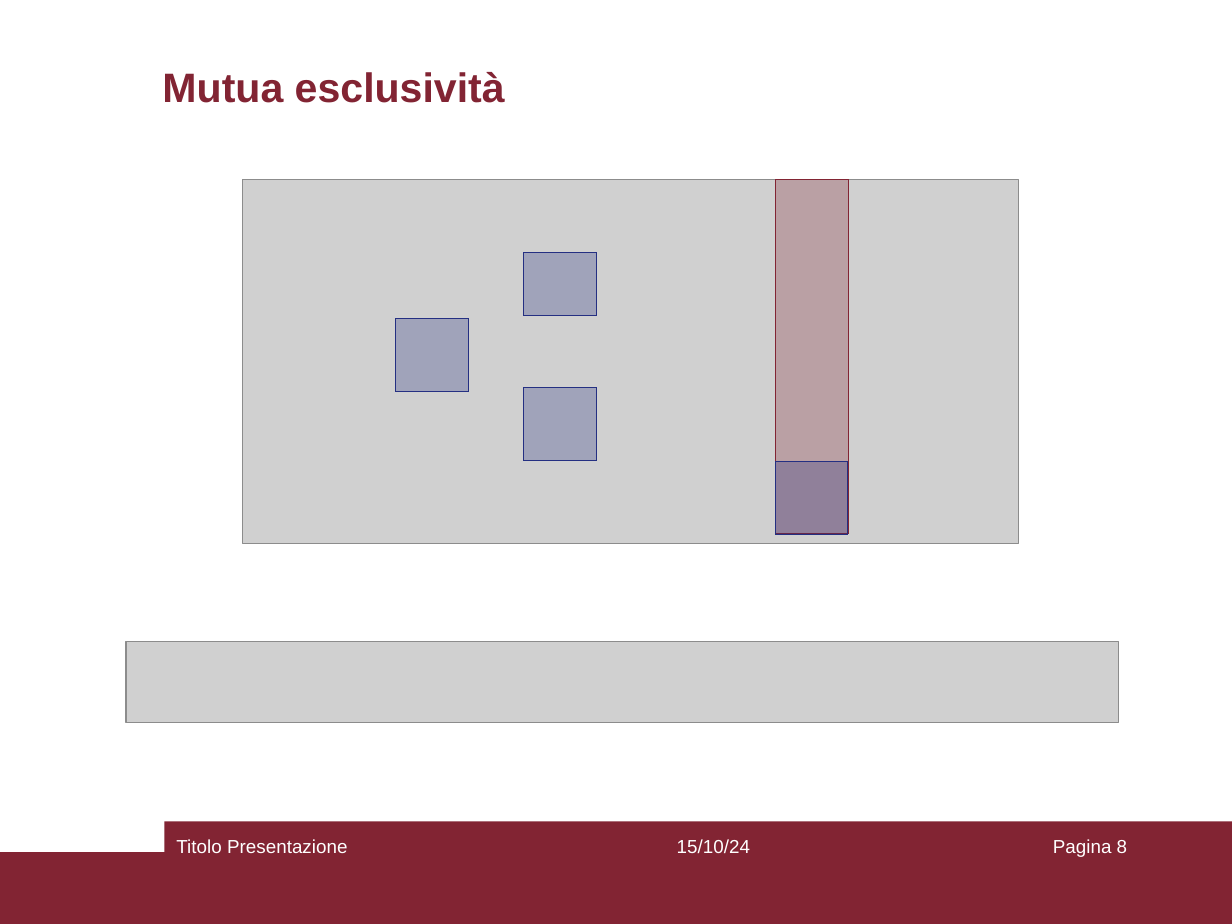
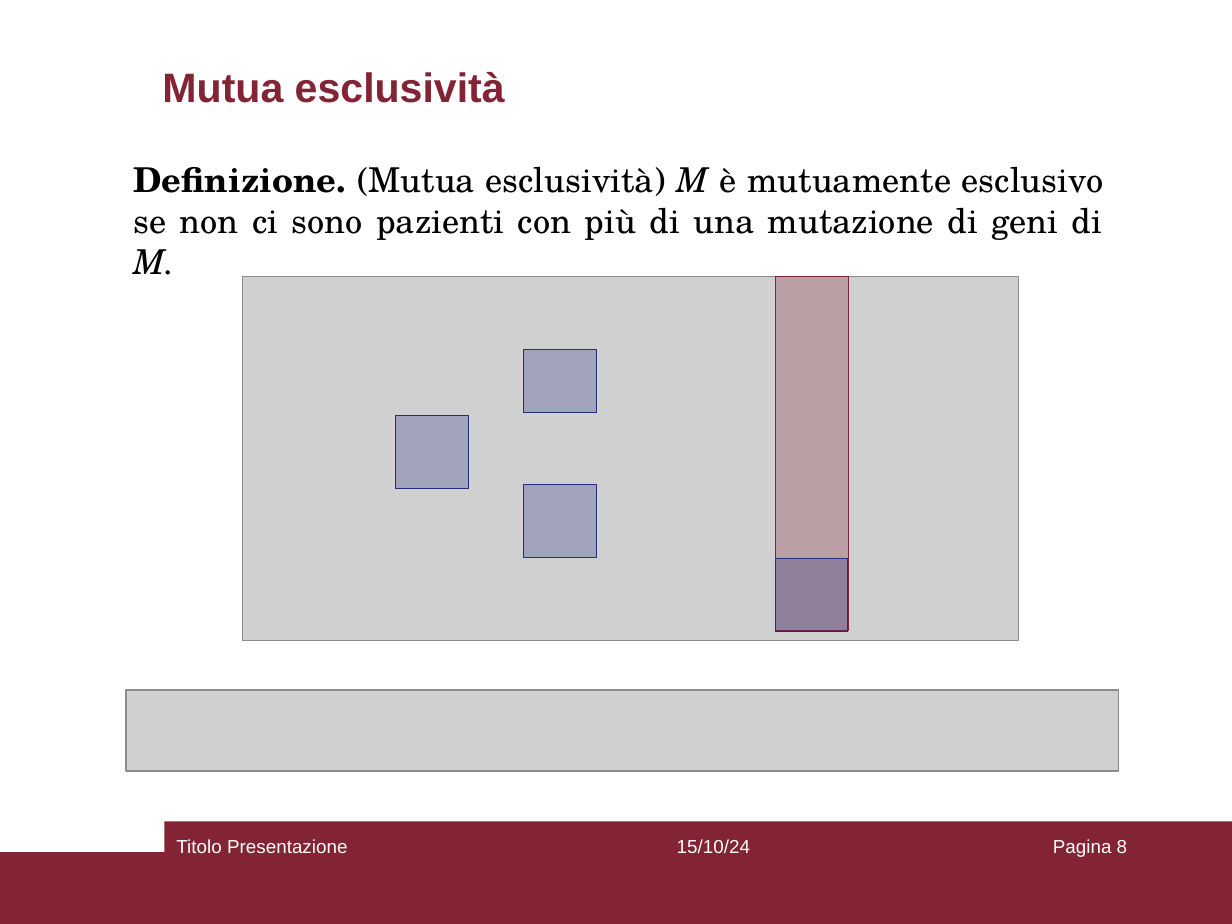
Before and after one commit to aflaag/bsc-thesis, a slide deck: slide 8 of presentation/slides.odp. Drawn at 1232x924 pixels with LibreOffice and Linux fonts; fonts in the diff are those of the drawing; grey boxes stand for pictures. Boxes give left, top, right and bottom in pixels: in the first picture for what was removed or moved away, otherwise in the second. Text is boxed around its words. In the diff, an @@ line names an element or a change of style, - is before the commit and + after.

Commit message:
added text to slides

```diff
--- a/presentation/slides.odp
+++ b/presentation/slides.odp
@@ text added at box(133, 166, 1103, 275), 20 pt, text #000000 @@
+Definizione. (Mutua esclusività) M è mutuamente esclusivo se non ci sono pazienti con più di una mutazione di geni di M.
@@ rectangle: place and size @@
-rectangle at box(524, 388, 596, 461)
+rectangle at box(524, 349, 596, 411)
@@ rectangle: place and size @@
-rectangle at box(524, 253, 596, 315)
+rectangle at box(524, 485, 596, 558)
@@ 4 rectangles, 1 picture: place and size @@
-4 rectangles, 1 picture at box(243, 180, 1019, 543)
+4 rectangles, 1 picture at box(243, 276, 1019, 639)
@@ picture: place and size @@
-picture at box(126, 642, 1117, 723)
+picture at box(126, 690, 1117, 771)
```
Also in this commit, not shown: 18 other slides changed, 4 other files.
